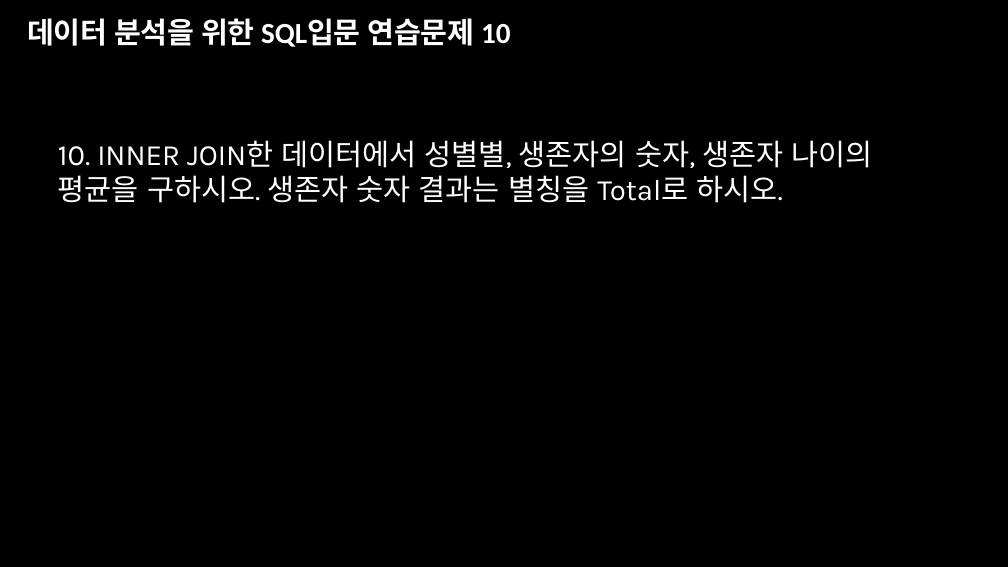
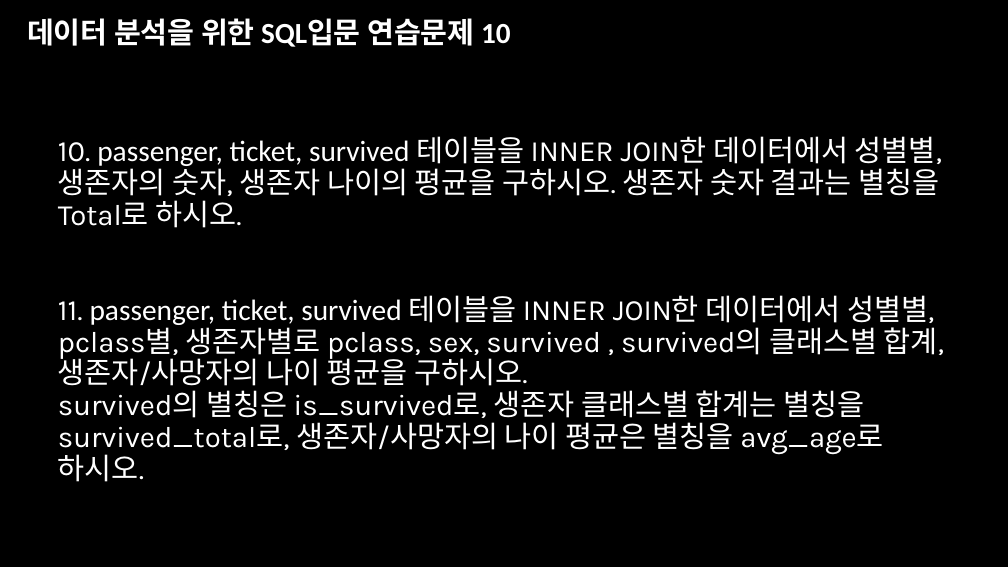
Before and after one commit to juhooong/fintech_service, a slide deck: slide 71 of 01DATABASE/데이터 분석을 위한 SQL입문(포맷 정리)2.pptx. Drawn at 1008x567 pixels with LibreOffice and Linux fonts; fonts in the diff are those of the drawing. Boxes give left, top, right and bottom in pixels: in the first picture for what was removed or moved away, otherwise in the second. Text is boxed around its words. In the diff, an @@ line names an element or a change of style, - is before the commit and + after.

```diff
--- a/01DATABASE/데이터 분석을 위한 SQL입문(포맷 정리)2.pptx
+++ b/01DATABASE/데이터 분석을 위한 SQL입문(포맷 정리)2.pptx
@@ text at (58,136,944,482): text changed @@
-10. INNER JOIN한 데이터에서 성별별, 생존자의 숫자, 생존자 나이의 평균을 구하시오. 생존자 숫자 결과는 별칭을 Total로 하시오.
+10. passenger, ticket, survived 테이블을 INNER JOIN한 데이터에서 성별별, 생존자의 숫자, 생존자 나이의 평균을 구하시오. 생존자 숫자 결과는 별칭을 Total로 하시오.
+11. passenger, ticket, survived 테이블을 INNER JOIN한 데이터에서 성별별, pclass별, 생존자별로 pclass, sex, survived , survived의 클래스별 합계, 생존자/사망자의 나이 평균을 구하시오.
+survived의 별칭은 is_survived로, 생존자 클래스별 합계는 별칭을 survived_total로, 생존자/사망자의 나이 평균은 별칭을 avg_age로 하시오.
```
Also in this commit, not shown: 18 other slides changed, 1 slide added, 26 other files.
